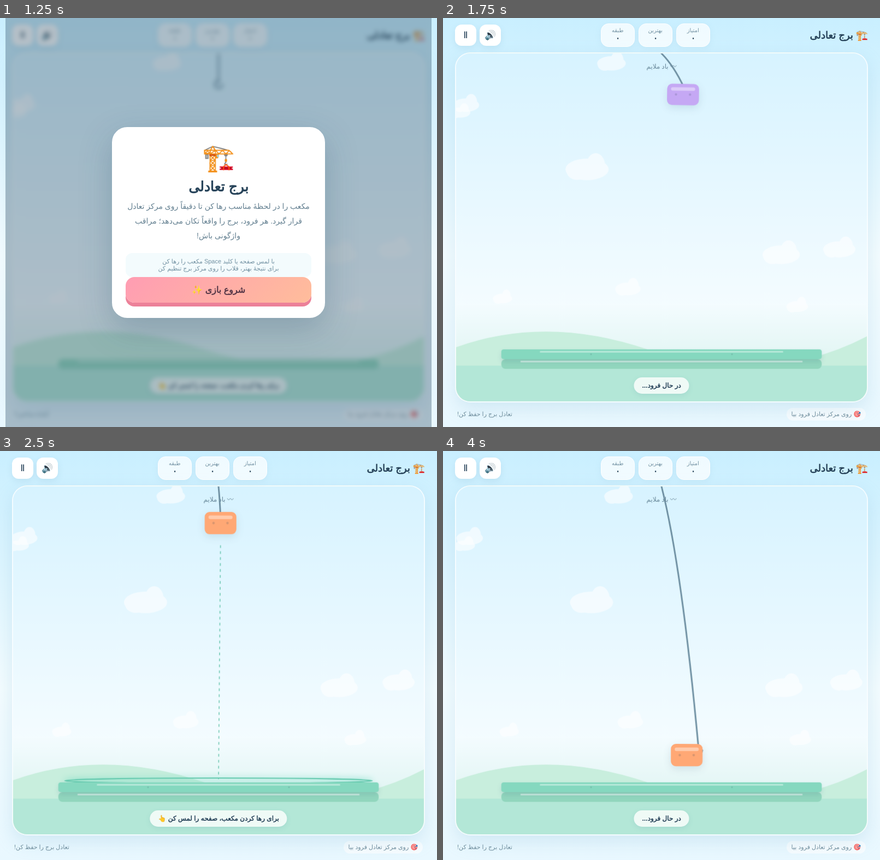
Above: before the commit, frames 1-4 (two rows, left to right).
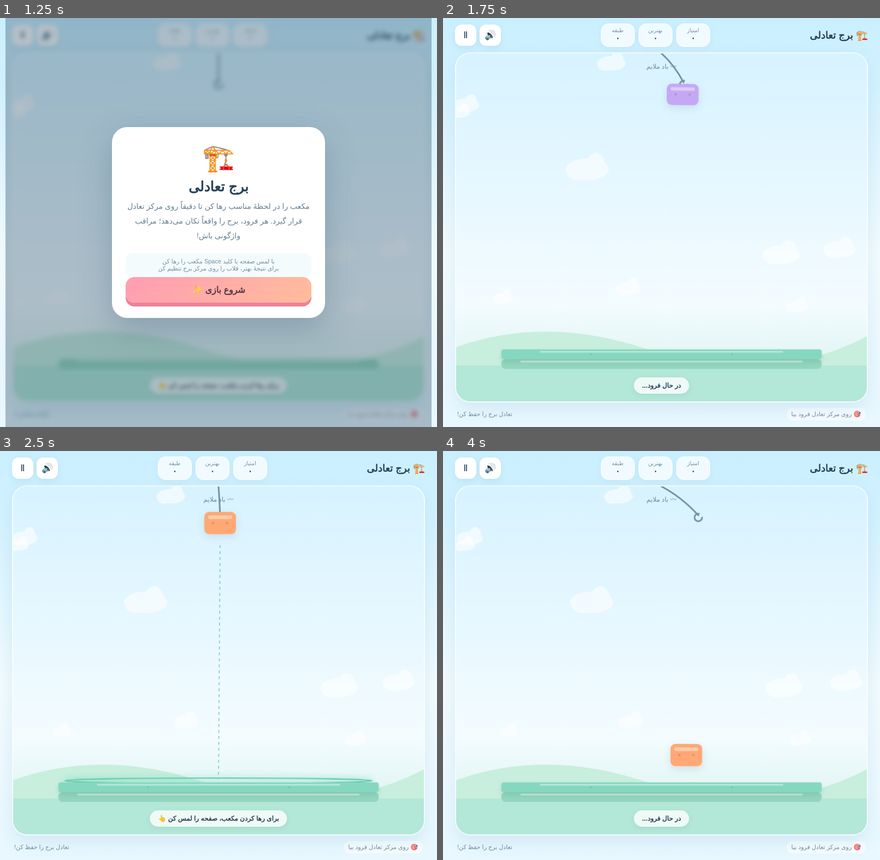
Above: after the commit, the same moments.

Repository: amirali93213-ui/Game_bor
Game: browser game, page index.html
The game is run twice, just before and just after one commit, with the same random seed, the same clock (stepped at 60 frames per second) and the same inputs.
Inputs (mouse positions are in pixels of both pictures, inside the frame that each line leads up to):
- Up to frame 1 (1.25 s): click (218, 226) at 0.27 s; click (218, 263) at 1.07 s
- Up to frame 2 (1.75 s): click "شروع بازی ✨" at 1.27 s; click (578, 193) at 1.67 s
- Up to frame 3 (2.5 s): click "Ⅱ" at 1.87 s; click "بازگشت به منو" at 2.02 s; click (301, 606) at 2.27 s; click "شروع بازی ✨" at 2.47 s
- Up to frame 4 (4 s): tap Space at 2.52 s; click (722, 729) at 2.87 s; click "Ⅱ" at 3.07 s; click (556, 745) at 3.47 s; click "ادامهٔ بازی" at 3.67 s

Frame 1 is identical in both runs. In frame 2, less than 0.1% of the frame differs, in the area x 50-59%, y 8-21%; in frame 3, less than 0.1%; in frame 4, 0.4%, in the area x 49-60%, y 8-78%.

Commit message:
Add files via upload

Diff:
--- a/game.js
+++ b/game.js
@@ -1,32 +1,34 @@
 (()=>{'use strict';
 const $=id=>document.getElementById(id),canvas=$('gameCanvas'),ctx=canvas.getContext('2d'),stage=$('stage');
-const ui={score:$('score'),high:$('highScore'),height:$('height'),tip:$('tip'),status:$('statusText'),start:$('startModal'),pause:$('pauseModal'),over:$('gameOverModal')};
+const ui={score:$('score'),high:$('highScore'),height:$('height'),tip:$('tip'),status:$('statusText'),start:$('startModal'),pause:$('pauseModal'),over:$('gameOverModal'),finalScore:$('finalScore'),finalHeight:$('finalHeight')};
 const fa=n=>String(Math.max(0,Math.floor(n))).replace(/[0-9]/g,d=>'۰۱۲۳۴۵۶۷۸۹'[d]);
 let tg=null;try{if(window.Eitaa?.WebApp){tg=window.Eitaa.WebApp;tg.ready();tg.expand()}}catch(_e){}
 const haptic=k=>{try{tg?.HapticFeedback?.impactOccurred?.(k)}catch(_e){}},notify=k=>{try{tg?.HapticFeedback?.notificationOccurred?.(k)}catch(_e){}};
-const bestKey='borjTaadoliBest',legacyBestKeys=['borjTaadoliHighScore','borj-taadoli-high-score','towerBestScore'];let best=0;function loadBest(){try{let values=[bestKey,...legacyBestKeys].map(k=>Number(localStorage.getItem(k))).filter(n=>Number.isFinite(n)&&n>=0);best=Math.max(0,...values)}catch(_e){best=0}ui.high.textContent=fa(best)}function saveBest(){try{localStorage.setItem(bestKey,String(best));return true}catch(_e){return false}}loadBest();
-let W=0,H=0,dpr=1,scale=1,camY=0,state='menu',score=0,blocks=[],particles=[],clouds=[],active=null,elapsed=0,last=0,combo=0,swingPhase=0,soundOn=true,audio=null,collapseTimer=0,spawnTimeout=null;
+const bestKey='borjTaadoliBest';let best=0;try{best=+(localStorage.getItem(bestKey)||0)}catch(_e){}ui.high.textContent=fa(best);
+let W=0,H=0,dpr=1,scale=1,camY=0,state='menu',score=0,blocks=[],particles=[],clouds=[],active=null,elapsed=0,last=0,combo=0,swingPhase=0,soundOn=true,audio=null,collapseTimer=0,spawnTimer=null,targetCam=0;
 const G=1050,RESTITUTION=.05,FRICTION=.8,colors=['#ff9eaf','#8edcc9','#ffd477','#91c9f7','#c5a8f4','#ffa875','#a7d989'];
 function resize(){let r=stage.getBoundingClientRect();W=r.width;H=r.height;dpr=Math.min(2,devicePixelRatio||1);canvas.w …(256 unchanged characters)…
 addEventListener('resize',resize);resize();
 function sound(type){if(!soundOn)return;try{audio ||=new(window.AudioContext||window.webkitAudioContext)();if(audio.sta …(574 unchanged characters)…
 function baseY(){return H-78}function platform(){return {x:W/2,w:W*.78,y:baseY(),h:18}}
-function startGame(){if(spawnTimeout!==null){clearTimeout(spawnTimeout);spawnTimeout=null}score=0;combo=0;camY=0;blocks=[];particles=[];elapsed=0;collapseTimer=0;swingPhase=0;last=0;let p=platform();blocks.push({x:p.x,y:p.y-p.h/2,w:p.w,h:p.h,m:p.w*p.h/6000,theta:0,vx:0,vy:0,omega:0,color:'#85d8bf',fixed:true});state='playing';active=null;ui.start.classList.add('hidden');ui.pause.classList.add('hidden');ui.over.classList.add('hidden');ui.status.textContent='تعادل برج را حفظ کن!';ui.tip.textContent='برای رها کردن مکعب، صفحه را لمس کن 👆';updateUI();spawn();if(tg?.BackButton)try{tg.BackButton.show();tg.BackButton.onClick(onBack)}catch(_e){}}
-function spawn(){if(state!=='playing')return;let w=(46+Math.random()*35)*scale,h=(25+Math.random()*17)*scale,top=topBlock().y-topBlock().h/2;active={x:W/2,y:Math.min(70*scale-camY,top-h/2-28*scale),w,h,m:w*h/650,theta:0,vx:0,vy:0,color:colors[Math.floor(Math.random()*colors.length)],falling:false}}
+function startGame(){if(spawnTimer!==null){clearTimeout(spawnTimer);spawnTimer=null}score=0;combo=0;camY=0;targetCam=0;blocks=[];particles=[];elapsed=0;collapseTimer=0;swingPhase=0;let p=platform();blocks.push({x:p.x,y:p.y-p.h/2,w:p.w,h:p.h,m:p.w*p.h/6000,theta:0,vx:0,vy:0,omega:0,color:'#85d8bf',fixed:true});state='playing';active=null;ui.start.classList.add('hidden');ui.pause.classList.add('hidden');ui.over.classList.add('hidden');ui.status.textContent='تعادل برج را حفظ کن!';ui.tip.textContent='برای رها کردن مکعب، صفحه را لمس کن 👆';updateUI();spawn();if(tg?.BackButton)try{tg.BackButton.show()}catch(_e){}}
+function spawn(){let w=(46+Math.random()*35)*scale,h=(25+Math.random()*17)*scale;active={x:W/2,y:Math.max(72,70*scale),w,h,m:w*h/650,theta:0,vx:0,vy:0,color:colors[Math.floor(Math.random()*colors.length)],falling:false}}
 function topBlock(){return blocks[blocks.length-1]}function centerTower(){return{x:topBlock().x,y:topBlock().y-topBlock().h/2}}
 function drop(){if(state!=='playing'||!active||active.falling)return;active.falling=true;let amp=Math.min(W*.24,78*scal …(195 unchanged characters)…
 function begin(){if(state==='menu'||state==='over')startGame()}function pause(){if(state==='playing'){state='paused';ui …(234 unchanged characters)…
-function onBack(){if(state==='playing'&&confirm('به منوی اصلی برگردی؟'))toMenu();else if(state==='paused')toMenu()}function toMenu(){state='menu';active=null;if(spawnTimeout!==null){clearTimeout(spawnTimeout);spawnTimeout=null}ui.start.classList.remove('hidden');ui.p …(116 unchanged characters)…
+function onBack(){if(state==='playing'){if(typeof tg?.showPopup==='function'){try{tg.showPopup({title:'بازگشت به منو',message:'به منوی اصلی برگردی؟',buttons:[{id:'back',type:'destructive',text:'بازگشت'},{id:'cancel',type:'cancel'}]},button=>{if(button?.id==='back')toMenu()});return}catch(_e){}}toMenu()}else if(state==='paused')toMenu()}function toMenu(){if(spawnTimer!==null){clearTimeout(spawnTimer);spawnTimer=null}state='menu';active=null;ui.start.classList.remove('hidden');ui.p …(116 unchanged characters)…
+if(tg?.BackButton)try{tg.BackButton.onClick(onBack)}catch(_e){}
 $('startBtn').onclick=begin;$('retryBtn').onclick=begin;$('pauseBtn').onclick=()=>state==='paused'?resume():pause();$(' …(205 unchanged characters)…
 $('shareBtn').onclick=async()=>{let text=`من در برج تعادلی ${fa(score)} امتیاز و ${fa(blocks.length-1)} طبقه ساختم! 🏗️` …(216 unchanged characters)…
 canvas.addEventListener('pointerdown',e=>{e.preventDefault();if(state==='playing')drop()});addEventListener('keydown',e=>{if(e.code==='Space'){e.preventDefault();if(state==='menu'||state==='over')begin();else drop()}if(e.code==='Escape')pause()});
 function addBurst(x,y,n=18){for(let i=0;i<n;i++){let a=Math.random()*Math.PI*2,v=50+Math.random()*150;particles.push({x,y,vx:Math.cos(a)*v,vy:Math.sin(a)*v-55,life:.55+Math.random()*.65,max:1.2,r:2+Math.random()*4,c:colors[Math.floor(Math.random()*colors.length)],star:Math.random()>.55})}}
 function land(b,support,offset){let dx=Math.abs(offset),accuracy=dx/Math.max(1,support.w*.5);b.falling=false;b.fixed=true;b.x=support.x+Math.max(-support.w*.2,Math.min(support.w*.2,offset));b.y=support.y-(support.h+b.h)/2;b.vx=0;b.vy=0;b.theta=0;b.omega=0;
 // Successful overlap is captured by the stack solver: zero bounce, high-friction, no runaway impulses.
-const perfect=accuracy<.13;score+=perfect?150+combo*35:Math. …(321 unchanged characters)… ی! ✨':'مکعب بعدی در راه است';updateUI();if(spawnTimeout!==null)clearTimeout(spawnTimeout);spawnTimeout=setTimeout(()=>{spawnTimeout=null;if(state==='playing'&&!active)spawn()},300)}
-function updateUI(){ui.score.textContent=fa(score);if(score>best){best=score;saveBest()}ui.high.textContent=fa(best);ui.height.textContent=fa(Math.max(0,blocks.length-1))}
-function gameOver(){if(state!=='playing')return;state='over';active=null;ui.over.classList.remove('hidden');ui.finalScore.textContent=fa(score);ui.finalHeight.textContent=fa(Math.max(0,blocks.length-1));ui.tip.textContent='برج سقوط کرد';sound('crash');notify('error');haptic('hard');if(score>best){best=score;saveBest()}ui.high.textContent=fa(best);if(spawnTimeout!==null){clearTimeout(spawnTimeout);spawnTimeout=null}if(tg?.BackButton)try{tg.BackButton.hide()}catch(_e){}}
-function physics(dt){if(state!=='playing')return;elapsed+=dt;swingPhase+=dt*1.15;let amp=Math.min(W*.24,78*scale),pendX=W/2+Math.sin(swingPhase)*amp;if(active&&!active.falling){active.x=pendX;active.y=Math.max(62,68*scale+Math.sin(swingPhase*2)*4)-camY;active.theta=Math.sin(swingPhase)*.035}
+const perfect=accuracy<.13;score+=perfect?150+combo*35:Math. …(321 unchanged characters)… ی! ✨':'مکعب بعدی در راه است';updateUI();spawnTimer=setTimeout(()=>{spawnTimer=null;if(state==='playing'&&!active)spawn()},300)}
+function persistBest(){try{localStorage.setItem(bestKey,String(best))}catch(_e){}}
+function updateUI(){try{ui.score.textContent=fa(score);if(score>best){best=score;persistBest()}ui.high.textContent=fa(best);ui.height.textContent=fa(Math.max(0,blocks.length-1))}catch(_e){}}
+function gameOver(){if(state!=='playing')return;state='over';active=null;if(spawnTimer!==null){clearTimeout(spawnTimer);spawnTimer=null}try{if(score>best)best=score;persistBest();if(ui.over)ui.over.classList.remove('hidden');if(ui.finalScore)ui.finalScore.textContent=fa(score);if(ui.finalHeight)ui.finalHeight.textContent=fa(Math.max(0,blocks.length-1));if(ui.high)ui.high.textContent=fa(best);if(ui.tip)ui.tip.textContent='برج سقوط کرد';sound('crash');notify('error');haptic('hard');if(tg?.BackButton)try{tg.BackButton.hide()}catch(_e){}}catch(_e){/* Never let presentation/storage failures stop gameplay scheduling. */}}
+function physics(dt){if(state!=='playing')return;elapsed+=dt;swingPhase+=dt*1.15;let amp=Math.min(W*.24,78*scale),pendX=W/2+Math.sin(swingPhase)*amp;if(active&&!active.falling){active.x=pendX;active.y=Math.max(62,68*scale+Math.sin(swingPhase*2)*4);active.theta=Math.sin(swingPhase)*.035}
 if(active?.falling){active.vy+=G*dt;active.x+=active.vx*dt;active.y+=active.vy*dt;active.vx*=Math.pow(FRICTION,dt*2.2);
 // Generous center-of-mass window; only catch blocks descending onto the current tower top.
 let s=topBlock(),top=s.y-s.h/2,bottom=active.y+active.h/2;if(active.vy>=0&&bottom>=top&&bottom-active.vy*dt<=top){let offset=active.x-s.x,tolerance=s.w*.35+active.w*.12;if(Math.abs(offset)<=tolerance){land(active,s,offset)}else if(active.y-active.h/2>baseY()+35){active=null;gameOver()}}
@@ -34,12 +36,13 @@
 // Blocks are kinematic once stacked. Collapse is reserved for a genuinely unsupported aggregate COM.
 let base=blocks[0],mass=blocks.reduce((n,b)=>n+b.m,0),com=blocks.reduce((n,b)=>n+b.x*b.m,0)/(mass||1),edge=base.w*.5;
 if(blocks.length>2&&Math.abs(com-base.x)>edge*.78){collapseTimer+=dt;let direction=Math.sign(com-base.x);for(let i=1;i< …(248 unchanged characters)…
-let towerTop=topBlock().y-topBlock().h/2,targetCam=Math.max(0,H*.36-towerTop);camY+=(targetCam-camY)*Math.min(1,dt*3);
+let towerTop=topBlock().y-topBlock().h/2;targetCam=Math.min(0,towerTop-H*.52);camY+=(targetCam-camY)*Math.min(1,dt*2.5);
 for(let i=particles.length-1;i>=0;i--){let p=particles[i];p.life-=dt;p.vy+=220*dt;p.x+=p.vx*dt;p.y+=p.vy*dt;if(p.life<=0)particles.splice(i,1)}}
+if(typeof CanvasRenderingContext2D!=='undefined'&&!CanvasRenderingContext2D.prototype.roundRect){CanvasRenderingContext2D.prototype.roundRect=function(x,y,w,h,r){r=Math.max(0,Math.min(Number(r)||0,Math.abs(w)/2,Math.abs(h)/2));this.moveTo(x+r,y);this.lineTo(x+w-r,y);this.quadraticCurveTo(x+w,y,x+w,y+r);this.lineTo(x+w,y+h-r);this.quadraticCurveTo(x+w,y+h,x+w-r,y+h);this.lineTo(x+r,y+h);this.quadraticCurveTo(x,y+h,x,y+h-r);this.lineTo(x,y+r);this.quadraticCurveTo(x,y,x+r,y);return this}}
 function roundRect(c,x,y,w,h,r){c.beginPath();c.roundRect(x,y,w,h,r);c.fill()}function drawCloud(x,y,w){ctx.fillStyle='#ffffff99';ctx.beginPath();ctx.ellipse(x,y,w*.5,w*.25,0,0,Math.PI*2);ctx.ellipse(x-w*.23,y+2,w*.25,w*.22,0,0,Math.PI*2);ctx.ellipse(x+w*.2,y-6,w*.22,w*.3,0,0,Math.PI*2);ctx.fill()}
-function drawBlock(b,activeBlock=false){ctx.save();ctx.translate(b.x,b.y+camY);ctx.rotate(b.theta||0);ctx.shadowC …(443 unchanged characters)…
-function draw(){ctx.clearRect(0,0,W,H);let sky=ctx.createLin …(396 unchanged characters)… ineTo(0,H);ctx.fill();let ground=baseY()+camY,p=platform();ctx.fillStyle='#b3e7d7';ctx.fillRect(0,Math.max(0,ground+12),W,Math.max(0,H-ground-12));ctx.fillStyle='#91d6bd';roundRect(ctx, …(99 unchanged characters)…
-if(state==='playing'||state==='paused'||state==='menu'){let hx=active&&!active.falling?active.x:(W/2+Math.sin(swingPhase)*Math.min(W*.24,78*scale)),hy=active?active.y+camY:67*scale;ctx.save();ctx.strokeStyle='#7192a4';ctx.lineWidth=3;ctx.lineCap='round';ctx.beginPath();ctx.moveTo(W/2,0);ctx.quadraticCurveTo(W/2+(hx-W/2)*.55,hy*.3,hx,hy-13);ctx.stroke();ctx.beginPath();ctx.arc(hx,hy-9,7,0,Math.PI*1.55);ctx.stroke();ctx.restore();if(active&&!active.falling){let aim=centerTower();ctx.save();ctx.setLineDash([5,6]);ctx.strokeStyle='#59bfa6aa';ctx.lineWidth=2;ctx.beginPath();ctx.moveTo(active.x,active.y+active.h);ctx.lineTo(aim.x,aim.y+camY-6);ctx.stroke();ctx.setLineDash([]);ctx.beginPath();ctx.ellipse(aim.x,aim.y+camY-3,topBlock().w*.48,5,0,0,Math.PI*2);ctx …(95 unchanged characters)…
-for(let b of blocks)drawBlock(b);if(active)drawBlock(active, …(92 unchanged characters)… p.star){ctx.save();ctx.translate(p.x,p.y+camY);ctx.rotate(p.life*5);ctx.fillRect(-p.r/2,-p.r*1.7,p.r,p.r*3.4);ctx.fillRect(-p.r*1.7,-p.r/2,p.r*3.4,p.r);ctx.restore()}else{ctx.beginPath();ctx.arc(p.x,p.y+camY,p.r,0,Math.PI*2);ctx.fill()}}ctx.gl …(140 unchanged characters)…
-function frame(ts){let dt=Math.min(.025,(ts-last)/1000||0);last=ts;if(state==='playing')physics(dt);draw();requestAnimationFrame(frame)}requestAnimationFrame(frame);
+function drawBlock(b,activeBlock=false){ctx.save();ctx.translate(b.x,b.y-camY);ctx.rotate(b.theta||0);ctx.shadowC …(443 unchanged characters)…
+function draw(){ctx.clearRect(0,0,W,H);let sky=ctx.createLin …(396 unchanged characters)… ineTo(0,H);ctx.fill();let ground=baseY()-camY,p=platform();ctx.fillStyle='#b3e7d7';ctx.fillRect(0,ground+12,W,H-ground);ctx.fillStyle='#91d6bd';roundRect(ctx, …(99 unchanged characters)…
+if(state==='playing'||state==='paused'||state==='menu'){let hx=active&&!active.falling?active.x:(W/2+Math.sin(swingPhase)*Math.min(W*.24,78*scale)),hy=active&&!active.falling?active.y:67*scale;ctx.save();ctx.strokeStyle='#7192a4';ctx.lineWidth=3;ctx.lineCap='round';ctx.beginPath();ctx.moveTo(W/2,0);ctx.quadraticCurveTo(W/2+(hx-W/2)*.55,hy*.3,hx,hy-13);ctx.stroke();ctx.beginPath();ctx.arc(hx,hy-9,7,0,Math.PI*1.55);ctx.stroke();ctx.restore();if(active&&!active.falling){let aim=centerTower();ctx.save();ctx.setLineDash([5,6]);ctx.strokeStyle='#59bfa6aa';ctx.lineWidth=2;ctx.beginPath();ctx.moveTo(active.x,active.y+active.h);ctx.lineTo(aim.x,aim.y-6);ctx.stroke();ctx.setLineDash([]);ctx.beginPath();ctx.ellipse(aim.x,aim.y-3,topBlock().w*.48,5,0,0,Math.PI*2);ctx …(95 unchanged characters)…
+for(let b of blocks)drawBlock(b);if(active)drawBlock(active, …(92 unchanged characters)… p.star){ctx.save();ctx.translate(p.x,p.y-camY);ctx.rotate(p.life*5);ctx.fillRect(-p.r/2,-p.r*1.7,p.r,p.r*3.4);ctx.fillRect(-p.r*1.7,-p.r/2,p.r*3.4,p.r);ctx.restore()}else{ctx.beginPath();ctx.arc(p.x,p.y-camY,p.r,0,Math.PI*2);ctx.fill()}}ctx.gl …(140 unchanged characters)…
+function frame(ts){try{let dt=Math.min(.025,Math.max(0,(ts-last)/1000||0));last=ts;if(state==='playing')physics(dt);draw()}catch(_e){/* Keep the animation loop alive after transient rendering/game errors. */}finally{try{requestAnimationFrame(frame)}catch(_e){setTimeout(()=>frame(typeof performance!=='undefined'?performance.now():Date.now()),16)}}}requestAnimationFrame(frame);
 })();
